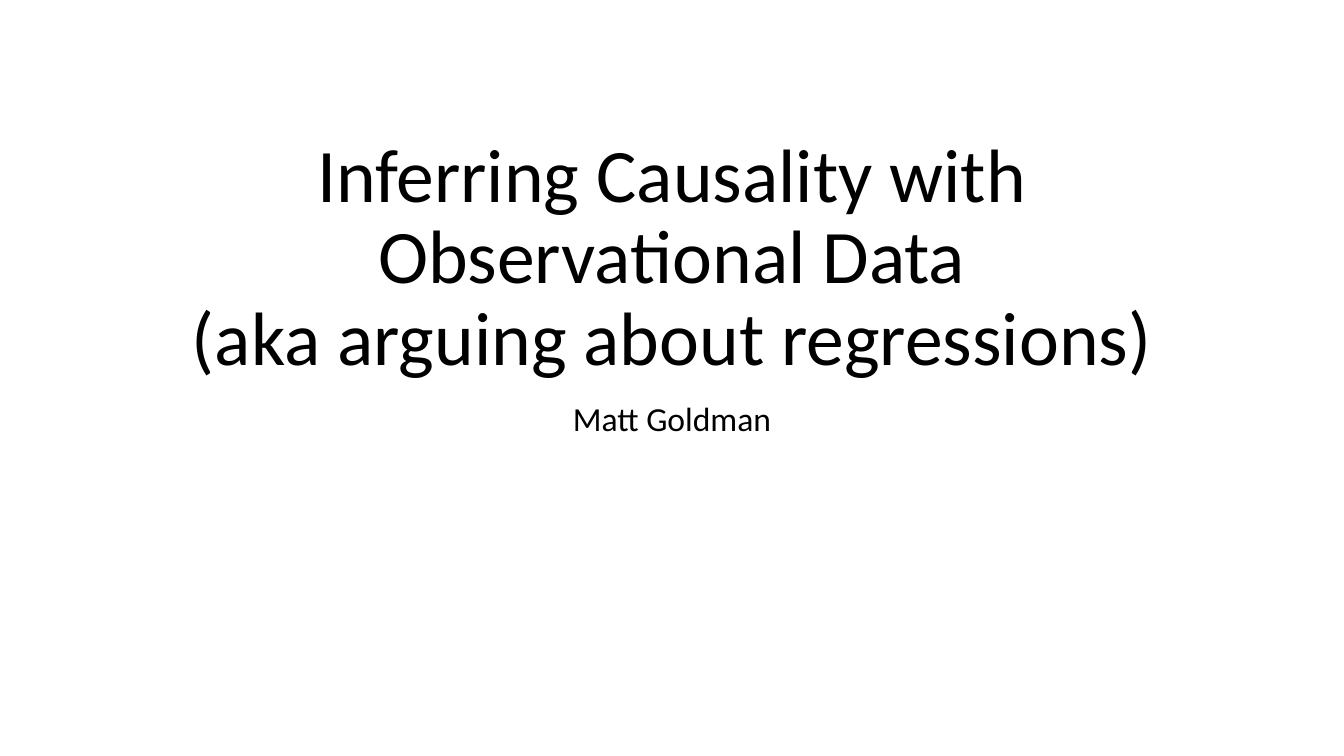
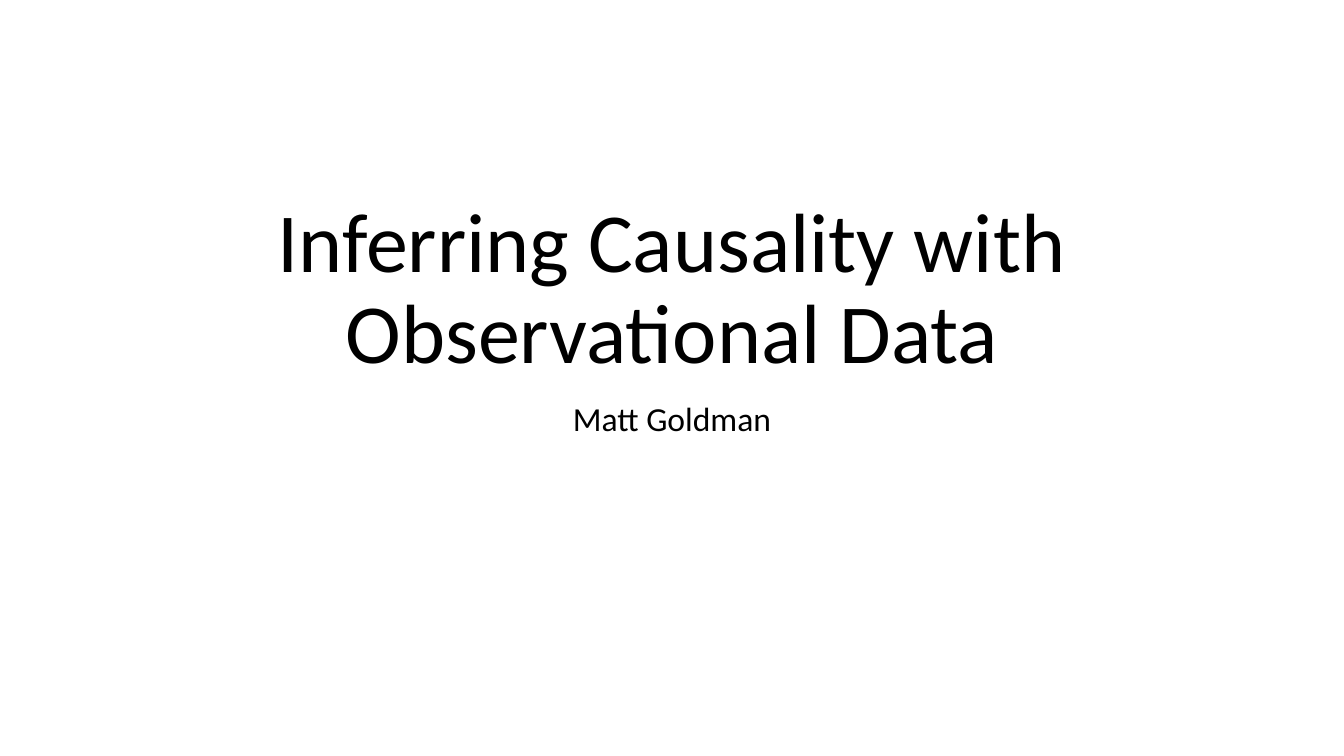
Before and after one commit to IlanaRadinsky/coursework, a slide deck: slide 1 of week3/Day 4 - Inferring Causality with Observational Settings.pptx. Drawn at 1344x756 pixels with LibreOffice and Linux fonts; fonts in the diff are those of the drawing. Boxes give left, top, right and bottom in pixels: in the first picture for what was removed or moved away, otherwise in the second. Text is boxed around its words. In the diff, an @@ line names an element or a change of style, - is before the commit and + after.

```diff
--- a/week3/Day 4 - Inferring Causality with Observational Settings.pptx
+++ b/week3/Day 4 - Inferring Causality with Observational Settings.pptx
@@ title at (x1=278, y1=213, x2=1065, y2=364): text changed; size 54 to 60 pt @@
-Inferring Causality with Observational Data
-(aka arguing about regressions)
+Inferring Causality with Observational Data
```
Also in this commit, not shown: 3 other files.
